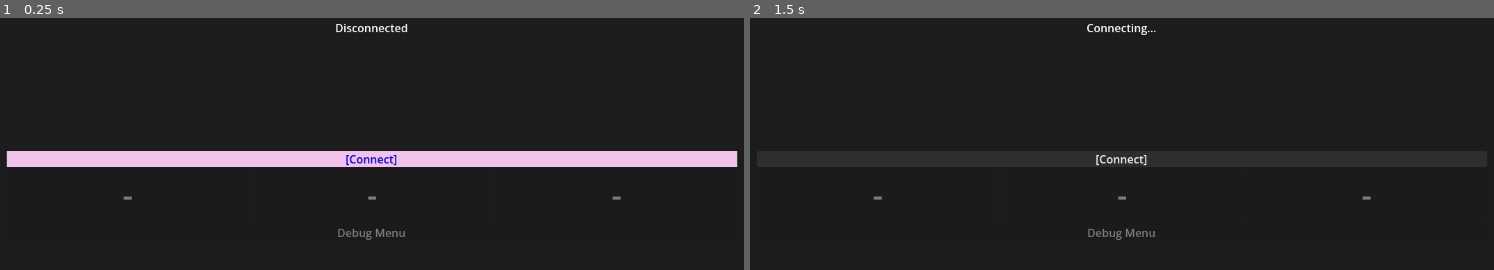
Above: before the commit, frames 1-2 (left to right).
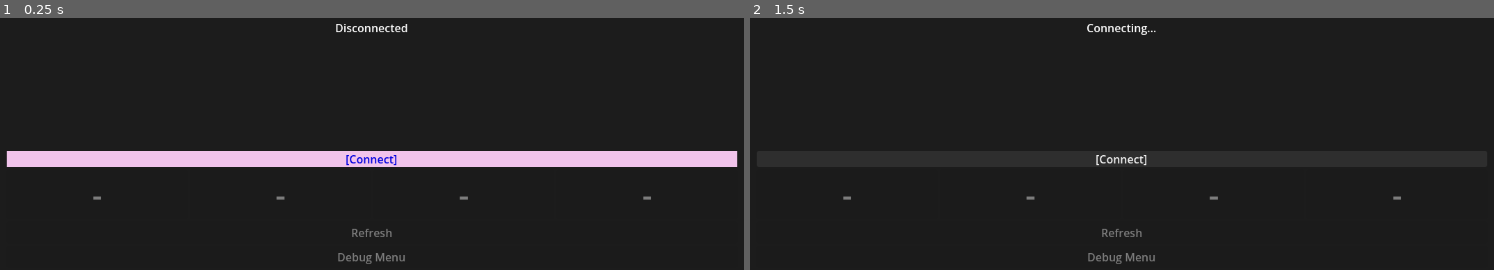
Above: after the commit, the same moments.

Repository: trake25/Corp-Tower
Game: Godot game, scene res://Cor/Scenes/Main.tscn
The game is run twice, just before and just after one commit, with the same random seed, the same clock (stepped at 60 frames per second) and the same inputs.
Inputs:
- Up to frame 1 (0.25 s): no input
- Up to frame 2 (1.5 s): tap Enter at 0.5 s; click "[Connect]" at 1.25 s

The runs differ from the first frame. In frame 1, 0.4% of the frame differs, in the area x 12-88%, y 70-98%; in frame 2, 0.4%.

Commit message:
Codex Prompting Complete draft GDD

Diff:
--- a/src/Client/App/corp-tower/Cor/Scenes/Main.tscn
+++ b/src/Client/App/corp-tower/Cor/Scenes/Main.tscn
@@ -124,6 +124,18 @@
 theme_override_font_sizes/font_size = 45
 theme_override_styles/normal = SubResource("StyleBoxFlat_gn3re")
 
+[node name="PlaceBlockButton4" type="Button" parent="Control/Panel/MarginContainer/VBoxContainer/HBoxContainer"]
+unique_name_in_owner = true
+layout_mode = 2
+size_flags_horizontal = 7
+theme_override_colors/font_color = Color(0.96057194, 0.3236335, 0, 1)
+theme_override_font_sizes/font_size = 45
+theme_override_styles/normal = SubResource("StyleBoxFlat_gn3re")
+
+[node name="RefreshButton" type="Button" parent="Control/Panel/MarginContainer/VBoxContainer" unique_id=1581234447]
+unique_name_in_owner = true
+layout_mode = 2
+
 [node name="VBoxContainer" type="VBoxContainer" parent="Control/Panel/MarginContainer/VBoxContainer" unique_id=495796600]
 layout_mode = 2
 
@@ -145,14 +157,62 @@
 unique_name_in_owner = true
 layout_mode = 2
 
+[node name="BotCountLabel" type="Label" parent="Control/Panel/MarginContainer/VBoxContainer/VBoxContainer/DebugPanel/VBoxContainer"]
+unique_name_in_owner = true
+layout_mode = 2
+
 [node name="BotCountSlider" type="HSlider" parent="Control/Panel/MarginContainer/VBoxContainer/VBoxContainer/DebugPanel/VBoxContainer" unique_id=214244970]
 unique_name_in_owner = true
 layout_mode = 2
 
+[node name="BotDelayMinLabel" type="Label" parent="Control/Panel/MarginContainer/VBoxContainer/VBoxContainer/DebugPanel/VBoxContainer"]
+unique_name_in_owner = true
+layout_mode = 2
+
+[node name="BotDelayMinSlider" type="HSlider" parent="Control/Panel/MarginContainer/VBoxContainer/VBoxContainer/DebugPanel/VBoxContainer"]
+unique_name_in_owner = true
+layout_mode = 2
+
+[node name="BotDelayMaxLabel" type="Label" parent="Control/Panel/MarginContainer/VBoxContainer/VBoxContainer/DebugPanel/VBoxContainer"]
+unique_name_in_owner = true
+layout_mode = 2
+
+[node name="BotDelayMaxSlider" type="HSlider" parent="Control/Panel/MarginContainer/VBoxContainer/VBoxContainer/DebugPanel/VBoxContainer"]
+unique_name_in_owner = true
+layout_mode = 2
+
+[node name="CooldownLabel" type="Label" parent="Control/Panel/MarginContainer/VBoxContainer/VBoxContainer/DebugPanel/VBoxContainer"]
+unique_name_in_owner = true
+layout_mode = 2
+
 [node name="CooldownSlider" type="HSlider" parent="Control/Panel/MarginContainer/VBoxContainer/VBoxContainer/DebugPanel/VBoxContainer" unique_id=157146832]
 unique_name_in_owner = true
 layout_mode = 2
 
-[node name="CloseButton" type="Button" parent="Control/Panel/MarginContainer/VBoxContainer/VBoxContainer/DebugPanel/VBoxContainer" unique_id=1581234447]
-unique_name_in_owner = true
-layout_mode = 2
+[node name="LevelTimeLabel" type="Label" parent="Control/Panel/MarginContainer/VBoxContainer/VBoxContainer/DebugPanel/VBoxContainer"]
+unique_name_in_owner = true
+layout_mode = 2
+
+[node name="LevelTimeSlider" type="HSlider" parent="Control/Panel/MarginContainer/VBoxContainer/VBoxContainer/DebugPanel/VBoxContainer"]
+unique_name_in_owner = true
+layout_mode = 2
+
+[node name="StartDelayLabel" type="Label" parent="Control/Panel/MarginContainer/VBoxContainer/VBoxContainer/DebugPanel/VBoxContainer"]
+unique_name_in_owner = true
+layout_mode = 2
+
+[node name="StartDelaySlider" type="HSlider" parent="Control/Panel/MarginContainer/VBoxContainer/VBoxContainer/DebugPanel/VBoxContainer"]
+unique_name_in_owner = true
+layout_mode = 2
+
+[node name="TargetMultiplierLabel" type="Label" parent="Control/Panel/MarginContainer/VBoxContainer/VBoxContainer/DebugPanel/VBoxContainer"]
+unique_name_in_owner = true
+layout_mode = 2
+
+[node name="TargetMultiplierSlider" type="HSlider" parent="Control/Panel/MarginContainer/VBoxContainer/VBoxContainer/DebugPanel/VBoxContainer"]
+unique_name_in_owner = true
+layout_mode = 2
+
+[node name="CloseButton" type="Button" parent="Control/Panel/MarginContainer/VBoxContainer/VBoxContainer/DebugPanel/VBoxContainer"]
+unique_name_in_owner = true
+layout_mode = 2
--- a/src/Client/App/corp-tower/Cor/Scripts/Main.gd
+++ b/src/Client/App/corp-tower/Cor/Scripts/Main.gd
@@ -5,13 +5,27 @@
 @onready var place_block_button1 = %PlaceBlockButton1
 @onready var place_block_button2 = %PlaceBlockButton2
 @onready var place_block_button3 = %PlaceBlockButton3
+@onready var place_block_button4 = %PlaceBlockButton4
+@onready var refresh_button = %RefreshButton
 
 @onready var debug_button = %DebugButton
 @onready var debug_panel =  %DebugPanel
 
 @onready var bots_toggle = %BotsToggle
+@onready var bot_count_label = %BotCountLabel
 @onready var bot_count_slider = %BotCountSlider
+@onready var bot_delay_min_label = %BotDelayMinLabel
+@onready var bot_delay_min_slider = %BotDelayMinSlider
+@onready var bot_delay_max_label = %BotDelayMaxLabel
+@onready var bot_delay_max_slider = %BotDelayMaxSlider
+@onready var cooldown_label = %CooldownLabel
 @onready var cooldown_slider = %CooldownSlider
+@onready var level_time_label = %LevelTimeLabel
+@onready var level_time_slider = %LevelTimeSlider
+@onready var start_delay_label = %StartDelayLabel
+@onready var start_delay_slider = %StartDelaySlider
+@onready var target_multiplier_label = %TargetMultiplierLabel
+@onready var target_multiplier_slider = %TargetMultiplierSlider
 
 @onready var status_label = %StatusLabel
 @onready var player_label = %PlayerLabel
@@ -23,13 +37,15 @@
 
 
 var inventory_buttons = []
+var is_syncing_debug_config := false
 
 func _ready():
 
 	inventory_buttons = [
 		place_block_button1,
 		place_block_button2,
-		place_block_button3
+		place_block_button3,
+		place_block_button4
 	]
 
 	connect_button.text = "[Connect]"
@@ -41,18 +57,56 @@
 	bots_toggle.text = "Bots"
 	bots_toggle.toggled.connect(on_bots_toggle)
 
+	bot_count_slider.min_value = 0
+	bot_count_slider.max_value = 2
+	bot_count_slider.step = 1
 	bot_count_slider.value_changed.connect(on_bot_count_changed)
 
+	bot_delay_min_slider.min_value = 250
+	bot_delay_min_slider.max_value = 10000
+	bot_delay_min_slider.step = 250
+	bot_delay_min_slider.value_changed.connect(on_bot_delay_min_changed)
+
+	bot_delay_max_slider.min_value = 250
+	bot_delay_max_slider.max_value = 10000
+	bot_delay_max_slider.step = 250
+	bot_delay_max_slider.value_changed.connect(on_bot_delay_max_changed)
+
+	cooldown_slider.min_value = 0
+	cooldown_slider.max_value = 5000
+	cooldown_slider.step = 250
 	cooldown_slider.value_changed.connect(on_cooldown_changed)
+
+	level_time_slider.min_value = 5000
+	level_time_slider.max_value = 120000
+	level_time_slider.step = 1000
+	level_time_slider.value_changed.connect(on_level_time_changed)
+
+	start_delay_slider.min_value = 0
+	start_delay_slider.max_value = 10000
+	start_delay_slider.step = 500
+	start_delay_slider.value_changed.connect(on_start_delay_changed)
+
+	target_multiplier_slider.min_value = 1
+	target_multiplier_slider.max_value = 20
+	target_multiplier_slider.step = 1
+	target_multiplier_slider.value_changed.connect(on_target_multiplier_changed)
+
+	update_debug_labels()
 
 	# disable + reset inventory UI
 	for btn in inventory_buttons:
 		btn.disabled = true
 		btn.text = "-"
 
+	refresh_button.text = "Refresh"
+	refresh_button.disabled = true
+	refresh_button.pressed.connect(on_refresh_pressed)
+
 	place_block_button1.pressed.connect(func(): on_block_pressed(0))
 	place_block_button2.pressed.connect(func(): on_block_pressed(1))
 	place_block_button3.pressed.connect(func(): on_block_pressed(2))
+	place_block_button4.pressed.connect(func(): on_block_pressed(3))
 
 	connect_button.pressed.connect(on_connect_pressed)
 
@@ -62,6 +116,7 @@
 	NetworkManager.room_joined.connect(update_room)
 	NetworkManager.client_status.connect(update_connect_button)
 	NetworkManager.game_state_updated.connect(update_game_state)
+	NetworkManager.debug_config_updated.connect(update_debug_config)
 
 func on_debug_pressed():
 
@@ -71,6 +126,9 @@
 
 func on_bots_toggle(enabled):
 
+	if is_syncing_debug_config:
+		return
+
 	NetworkManager.update_config(
 		"debugBotsEnabled",
 		enabled
@@ -79,6 +137,11 @@
 
 func on_bot_count_changed(value):
 
+	if is_syncing_debug_config:
+		return
+
+	update_debug_labels()
+
 	NetworkManager.update_config(
 		"debugBotCount",
 		int(value)
@@ -87,8 +150,73 @@
 
 func on_cooldown_changed(value):
 
+	if is_syncing_debug_config:
+		return
+
+	update_debug_labels()
+
 	NetworkManager.update_config(
 		"placementCooldown",
+		int(value)
+	)
+
+func on_bot_delay_min_changed(value):
+
+	if is_syncing_debug_config:
+		return
+
+	update_debug_labels()
+
+	NetworkManager.update_config(
+		"debugBotDelayMin",
+		int(value)
+	)
+
+func on_bot_delay_max_changed(value):
+
+	if is_syncing_debug_config:
+		return
+
+	update_debug_labels()
+
+	NetworkManager.update_config(
+		"debugBotDelayMax",
+		int(value)
+	)
+
+func on_level_time_changed(value):
+
+	if is_syncing_debug_config:
+		return
+
+	update_debug_labels()
+
+	NetworkManager.update_config(
+		"levelTimeLimitMs",
+		int(value)
+	)
+
+func on_start_delay_changed(value):
+
+	if is_syncing_debug_config:
+		return
+
+	update_debug_labels()
+
+	NetworkManager.update_config(
+		"startDelayMs",
+		int(value)
+	)
+
+func on_target_multiplier_changed(value):
+
+	if is_syncing_debug_config:
+		return
+
+	update_debug_labels()
+
+	NetworkManager.update_config(
+		"targetHeightMultiplier",
 		int(value)
 	)
 
@@ -97,6 +225,9 @@
 
 func on_block_pressed(index):
 	NetworkManager.place_block(index)
+
+func on_refresh_pressed():
+	NetworkManager.refresh_blocks()
 
 
 func update_status(text):
@@ -110,6 +241,56 @@
 func update_connect_button(status):
 	connect_button.text = status
 
+func update_debug_config(config):
+
+	is_syncing_debug_config = true
+
+	bots_toggle.set_pressed_no_signal(
+		bool(config.get("debugBotsEnabled", false))
+	)
+
+	bot_count_slider.set_value_no_signal(
+		float(config.get("debugBotCount", 0))
+	)
+
+	bot_delay_min_slider.set_value_no_signal(
+		float(config.get("debugBotDelayMin", 2000))
+	)
+
+	bot_delay_max_slider.set_value_no_signal(
+		float(config.get("debugBotDelayMax", 5000))
+	)
+
+	cooldown_slider.set_value_no_signal(
+		float(config.get("placementCooldown", 3000))
+	)
+
+	level_time_slider.set_value_no_signal(
+		float(config.get("levelTimeLimitMs", 30000))
+	)
+
+	start_delay_slider.set_value_no_signal(
+		float(config.get("startDelayMs", 3000))
+	)
+
+	target_multiplier_slider.set_value_no_signal(
+		float(config.get("targetHeightMultiplier", 3))
+	)
+
+	update_debug_labels()
+
+	is_syncing_debug_config = false
+
+func update_debug_labels():
+
+	bot_count_label.text = "Bot Count: " + str(int(bot_count_slider.value))
+	bot_delay_min_label.text = "Bot Delay Min: " + str(int(bot_delay_min_slider.value)) + " ms"
+	bot_delay_max_label.text = "Bot Delay Max: " + str(int(bot_delay_max_slider.value)) + " ms"
+	cooldown_label.text = "Placement Cooldown: " + str(int(cooldown_slider.value)) + " ms"
+	level_time_label.text = "Level Time: " + str(int(level_time_slider.value / 1000.0)) + " sec"
+	start_delay_label.text = "Start Delay: " + str(int(start_delay_slider.value)) + " ms"
+	target_multiplier_label.text = "Target Multiplier: " + str(int(target_multiplier_slider.value))
+
 
 
 # =========================
@@ -131,17 +312,29 @@
 # =========================
 func update_game_state(data):
 
-	level_label.text = "Level: " + str(int(data.level))
+	var state = str(data.get("state", "playing"))
+	var seconds_remaining = int(data.get("secondsRemaining", 0))
+
+	level_label.text = "Level: " + str(int(data.level)) + " [" + state + "]"
 
 	height_label.text = \
-		"Height: " + str(int(data.currentHeight)) + "/" + str(int(data.targetHeight))
+		"Height: " + str(int(data.currentHeight)) + "/" + str(int(data.targetHeight)) + \
+		"   Time: " + str(seconds_remaining)
 
 	var scores_text = ""
+	var my_refresh_tokens = 0
+	var my_refresh_uses = 0
 
 	for i in range(data.players.size()):
 		var player = data.players[i]
 
-		scores_text += player.id + " Score:" + str(int(player.score))
+		scores_text += player.id + \
+			" Score:" + str(int(player.score)) + \
+			" Level:" + str(int(player.get("levelScore", 0)))
+
+		if player.id == NetworkManager.player_id:
+			my_refresh_tokens = int(player.get("refreshTokens", 0))
+			my_refresh_uses = int(player.get("refreshUsesRemaining", 0))
 
 		if i < data.players.size() - 1:
 			scores_text += "\n"
@@ -158,6 +351,16 @@
 			break
 
 	update_inventory_ui(my_blocks)
+
+	refresh_button.text = \
+		"Refresh (" + str(my_refresh_tokens) + "/" + str(my_refresh_uses) + ")"
+
+	refresh_button.disabled = \
+		my_refresh_tokens <= 0 or \
+		my_refresh_uses <= 0 or \
+		state == "failed" or \
+		state == "finished" or \
+		state == "game_completed"
 
 
 ## Update Inventory System
--- a/src/Client/App/corp-tower/Sys/NetMan/NetworkManager.gd
+++ b/src/Client/App/corp-tower/Sys/NetMan/NetworkManager.gd
@@ -11,6 +11,7 @@
 signal room_joined(data)
 signal game_state_updated(data)
 signal client_status(status)
+signal debug_config_updated(config)
 
 func connect_server():
 	var url = "ws://52.221.225.117:3000"
@@ -50,7 +51,7 @@
 
 func place_block(block_index):
 
-	if not is_connected:
+	if not is_conn_estab:
 		print("Not connected")
 		return
 
@@ -64,6 +65,22 @@
 	ws.send_text(json)
 
 	print("place_block sent")
+
+func refresh_blocks():
+
+	if not is_conn_estab:
+		print("Not connected")
+		return
+
+	var data = {
+		"type":"refresh_blocks"
+	}
+
+	ws.send_text(
+		JSON.stringify(data)
+	)
+
+	print("refresh_blocks sent")
 
 func _process(_delta: float) -> void:
 	ws.poll()
@@ -87,6 +104,8 @@
 				print("Blocks:", data.blocks)
 			"game_state":
 				game_state_updated.emit(data)
+			"debug_config":
+				debug_config_updated.emit(data.config)
 
 	var state = ws.get_ready_state()
 
@@ -119,6 +138,10 @@
 	value
 ):
 
+	if not is_conn_estab:
+		print("Not connected")
+		return
+
 	var data={
 
 		"type":"update_config",
Not shown, changed: .gitignore
Not shown, changed: src/Server/Bot_Manager.js
Not shown, changed: src/Server/Game_Config.js
Not shown, changed: src/Server/Game_Engine.js
Not shown, changed: src/Server/Lobby_Manager.js
Not shown, changed: src/Server/Server.js
Not shown, changed: src/Server/package.json
